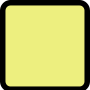
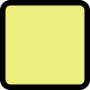
Two versions of the same layered image (90 × 90). Layer-by-layer changes:
painted on "Rounded Rectangle 1" over [0, 0, 90, 90]
